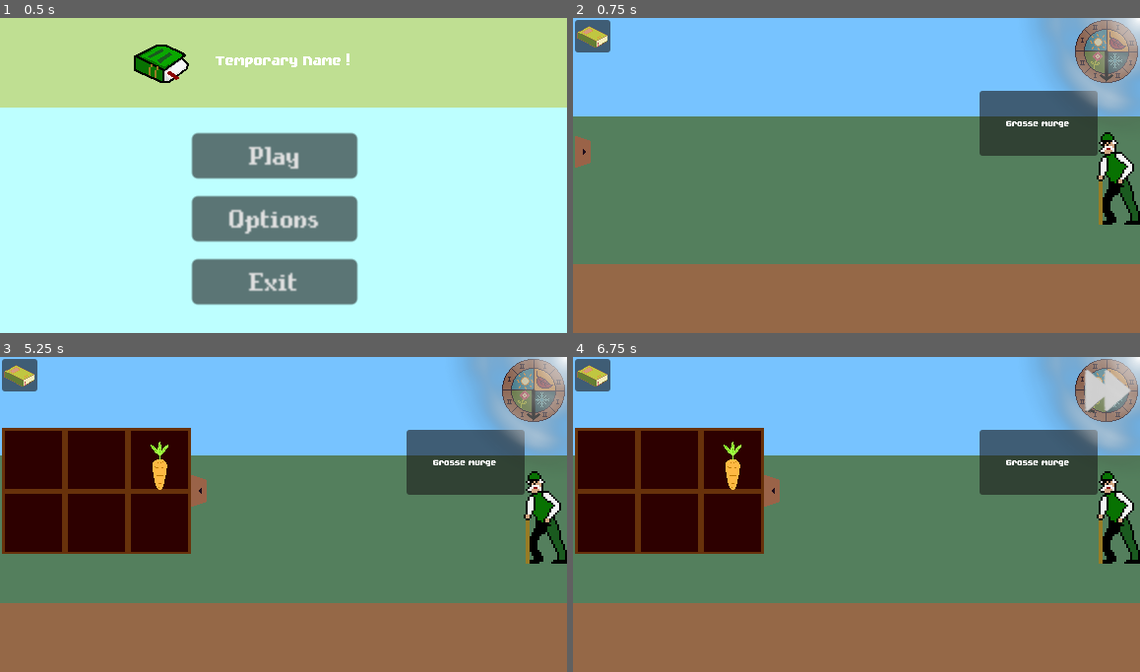
Above: before the commit, frames 1-4 (two rows, left to right).
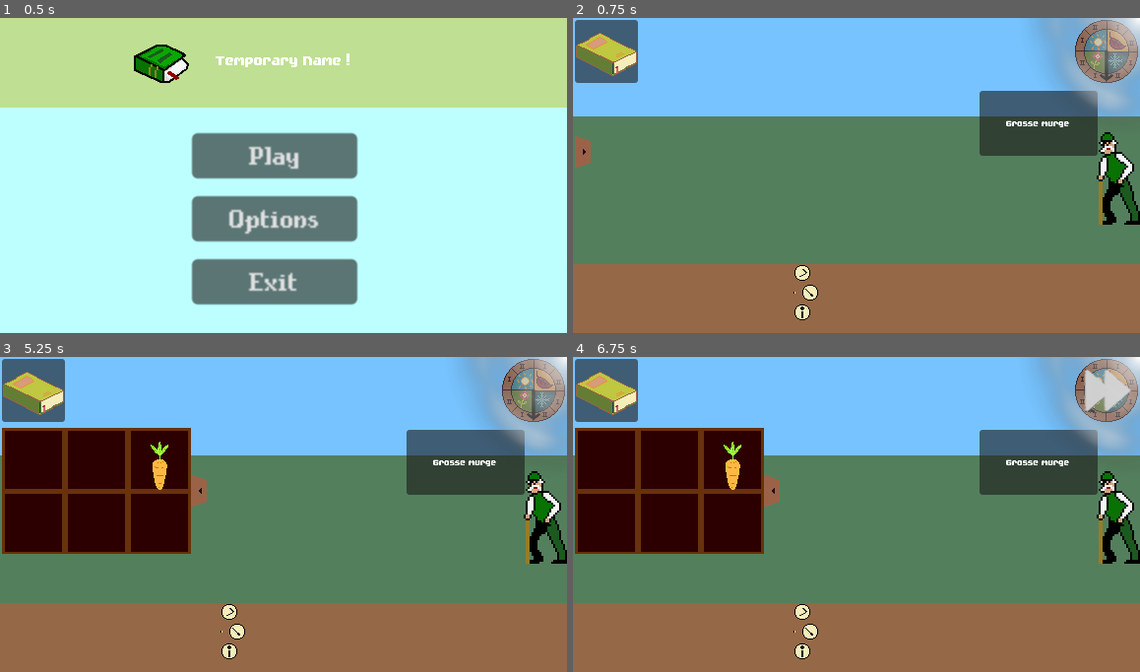
Above: after the commit, the same moments.

Repository: JustAlternate/Regenerative_Game_Jam
Game: Godot game, scene res://Scenes/menu.tscn
Two runs of this game, one before a commit and one after it. Both use one fixed random seed, a clock stepped at 60 frames per second and the inputs below. The engine's default icon, where the game draws it, is replaced by a stand-in: a white triangle on a blue panel in a dark square.
Inputs (mouse positions are in pixels of both pictures, inside the frame that each line leads up to):
- Up to frame 1 (0.5 s): no input
- Up to frame 2 (0.75 s): click "Play" at 0.5 s
- Up to frame 3 (5.25 s): click (34, 609) at 1.27 s; click (226, 612) at 2.02 s; click (238, 631) at 2.77 s; click (226, 649) at 3.52 s; click "Play" at 4.25 s; click (17, 492) at 5 s
- Up to frame 4 (6.75 s): click (731, 460) at 5.75 s; click (1105, 391) at 6.5 s

Frame 1 is identical in both runs. In frame 2, 2.3% of the frame differs, in the area x 0-44%, y 0-96%; in frame 3, 2.3%; in frame 4, 2.3%.

Commit message:
je push context menu

Diff:
--- a/Scenes/encyclopedia.tscn
+++ b/Scenes/encyclopedia.tscn
@@ -13,14 +13,13 @@
 [node name="OpenClose" type="Button" parent="."]
 offset_left = -32.0
 offset_top = -32.0
-offset_right = 4.0
-offset_bottom = 1.0
+offset_right = 32.0
+offset_bottom = 32.0
 
 [node name="petit_livre" type="Sprite2D" parent="OpenClose"]
 z_index = 1
 texture_filter = 1
-position = Vector2(18, 16)
-scale = Vector2(0.5, 0.5)
+position = Vector2(32, 32)
 texture = ExtResource("2_u8kre")
 
 [node name="Book" type="Sprite2D" parent="."]
@@ -61,7 +60,6 @@
 [node name="Item" parent="Book/Page_gauche" instance=ExtResource("5_smlq5")]
 position = Vector2(4.90009, 3.50001)
 scale = Vector2(0.1, 0.1)
-animation = &"book"
 
 [node name="Body" type="Label" parent="Book/Page_gauche"]
 layout_mode = 0
@@ -115,7 +113,6 @@
 [node name="Item" parent="Book/Page_droite" instance=ExtResource("5_smlq5")]
 position = Vector2(4.90021, 3.50001)
 scale = Vector2(0.1, 0.1)
-animation = &"book"
 
 [node name="Body" type="Label" parent="Book/Page_droite"]
 layout_mode = 0
--- a/Scenes/home.tscn
+++ b/Scenes/home.tscn
@@ -7,6 +7,7 @@
 [ext_resource type="PackedScene" uid="uid://cpc1baduxkefv" path="res://Scenes/seed_drawer.tscn" id="4_fw8ti"]
 [ext_resource type="PackedScene" uid="uid://slb4mijat6jh" path="res://Scenes/clock.tscn" id="5_gjtvy"]
 [ext_resource type="PackedScene" uid="uid://c751d7ivsjn33" path="res://Scenes/meteo.tscn" id="6_2mes2"]
+[ext_resource type="PackedScene" uid="uid://b0odcgveyh6r3" path="res://Scenes/contextual_menu.tscn" id="8_0le58"]
 
 [node name="home" type="Node2D"]
 
@@ -74,4 +75,7 @@
 [node name="Clock" parent="Game" instance=ExtResource("5_gjtvy")]
 position = Vector2(542.477, 34.0615)
 
+[node name="conextual_menu" parent="Game" instance=ExtResource("8_0le58")]
+position = Vector2(225, 279)
+
 [connection signal="phase_changed" from="Game/Clock" to="Game" method="_on_clock_phase_changed"]
--- a/Scripts/Game.gd
+++ b/Scripts/Game.gd
@@ -1,5 +1,7 @@
 extends Node2D
 
+var id_new_context_menu = 0
+var tab_context_menu = []
 
 # Called when the node enters the scene tree for the first time.
 func _ready():
@@ -8,7 +10,10 @@
 
 # Called every frame. 'delta' is the elapsed time since the previous frame.
 func _process(delta):
-	pass
+	if Input.is_action_just_pressed("left_click") and len(tab_context_menu) >= 1:
+		var context_menu_to_delet_name = tab_context_menu.pop_front()
+		get_node(context_menu_to_delet_name).free()
+
 
 
 func _on_clock_phase_changed(new_phase):
@@ -20,3 +25,12 @@
 	# Updating every plants
 	for i in range(8):
 		$plant_spot_container.get_child(i).get_node("plant").next_quarter_of_season(new_phase)
+
+
+
+func _on_plant_spot_calling_contextual_menu():
+	var context_menu_scene = load("res://Scenes/contextual_menu.tscn")
+	var context_menu_instance = context_menu_scene.instanciate()
+	context_menu_instance.name = "context_menu_" + str(id_new_context_menu)
+	tab_context_menu.append("context_menu_" + str(id_new_context_menu))
+	add_child(context_menu_instance)
--- /dev/null
+++ b/Scripts/contextual_menu.gd
@@ -0,0 +1,34 @@
+extends Node2D
+
+var plant_targeted:Node2D
+
+signal button_harvest
+signal button_remove
+signal button_info
+
+
+# Called when the node enters the scene tree for the first time.
+func _ready():
+	pass
+
+# Called every frame. 'delta' is the elapsed time since the previous frame.
+func _process(delta):
+	pass
+
+func open_menu():
+	global_position = get_global_mouse_position()
+	visible = true
+
+
+
+func _on_button_hervest_pressed():
+	print("harvest")
+	button_harvest.emit()
+
+func _on_button_remove_pressed():
+	print("remove")
+	button_remove.emit()
+
+func _on_button_info_pressed():
+	print("info")
+	button_info.emit()
--- a/Scripts/plant_spot.gd
+++ b/Scripts/plant_spot.gd
@@ -5,6 +5,7 @@
 var intance:Node
 var shovel_level:int = 0
 
+signal calling_contextual_menu
 
 # Called when the node enters the scene tree for the first time.
 func _ready():
@@ -21,3 +22,7 @@
 	if GlobalVariables.action_picked == "seed":
 		if $plant.plant_type == "None":
 			$plant.add_plant(GlobalVariables.seed_picked)
+		else:
+			calling_contextual_menu.emit()
+	else:
+		calling_contextual_menu.emit()
--- /dev/null
+++ b/Scripts/ton_pere.gd
@@ -0,0 +1,11 @@
+extends Button
+
+
+# Called when the node enters the scene tree for the first time.
+func _ready():
+	pass # Replace with function body.
+
+
+# Called every frame. 'delta' is the elapsed time since the previous frame.
+func _process(delta):
+	pass
Binary file added: Assets/sprites/UI/icon_advice.png
Binary file added: Assets/sprites/UI/icon_harvest.png
Binary file added: Assets/sprites/UI/icon_remove.png
Not shown: 1 places in Scenes/encyclopedia.tscn that only renumber resources
Not shown: 1 places in Scenes/home.tscn that only renumber resources
